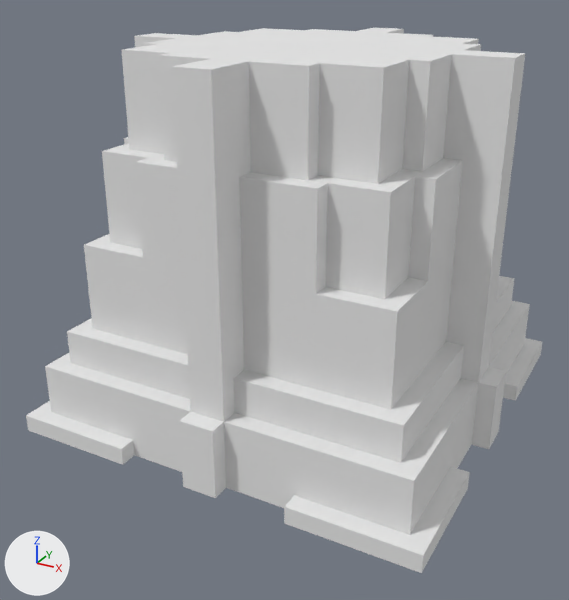
What one commit did to the OBJ model TowerDefense/Assets/Meshes/Towers/CanonTower/canontower3.obj.
Camera for both pictures: a camera (50 mm lens) standing at (1.99, -3.9, 2.54) and looking at (-0.05, -0.21, 0.69). Arrows for +X, +Y and +Z are at lower left; the lights stay in place. Where no turn or scale is listed for an object, it has been applied to the vertices. Vertices at the same position are counted once.

The scene before the commit, as lines of its bpy script (objects in view):
```python
me_untitled = bpy.data.meshes.new('Untitled')
me_untitled.from_pydata(...)  # 324 vertices, 636 faces; spans x -1.2..1.2, y -1.2..1.2, z 0.0..2.1
me_untitled.materials.append(mat_palette)  # white #e7e7e7
ob_untitled = bpy.data.objects.new('Untitled', me_untitled)
ob_untitled.location = (0.0, 0.0, 0.0)
```
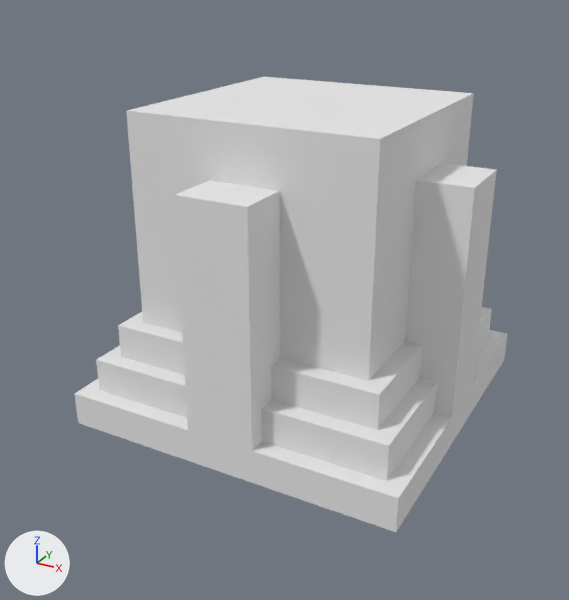
Pixel boxes (x1, y1, x2, y2) of what changed, in the pictures (569 x 600 px):
'Untitled', reshaped (16% narrower, 16% shorter): before (26, 28, 542, 573); after (75, 77, 507, 532)

The change, as a diff of the scene's bpy script:
```diff
--- a/TowerDefense/Assets/Meshes/Towers/CanonTower/canontower3.obj.py
+++ b/TowerDefense/Assets/Meshes/Towers/CanonTower/canontower3.obj.py
@@ me_untitled @@
 # used by ob_untitled; location = (0.0, 0.0, 0.0)
-me_untitled.from_pydata(...)  # 324 vertices, 636 faces; spans x -1.2..1.2, y -1.2..1.2, z 0.0..2.1
+me_untitled.from_pydata(...)  # 116 vertices, 228 faces; spans x -1.0..1.0, y -1.0..1.0, z 0.0..1.8
+# me_untitled part 1: the loose piece of 308 vertices spanning x -1.2..1.2, y -1.2..1.2, z 0.0..2.1 is rebuilt with 116 vertices and now spans x -1.0..1.0, y -1.0..1.0, z 0.0..1.8
 me_untitled.materials.append(mat_palette)
```
